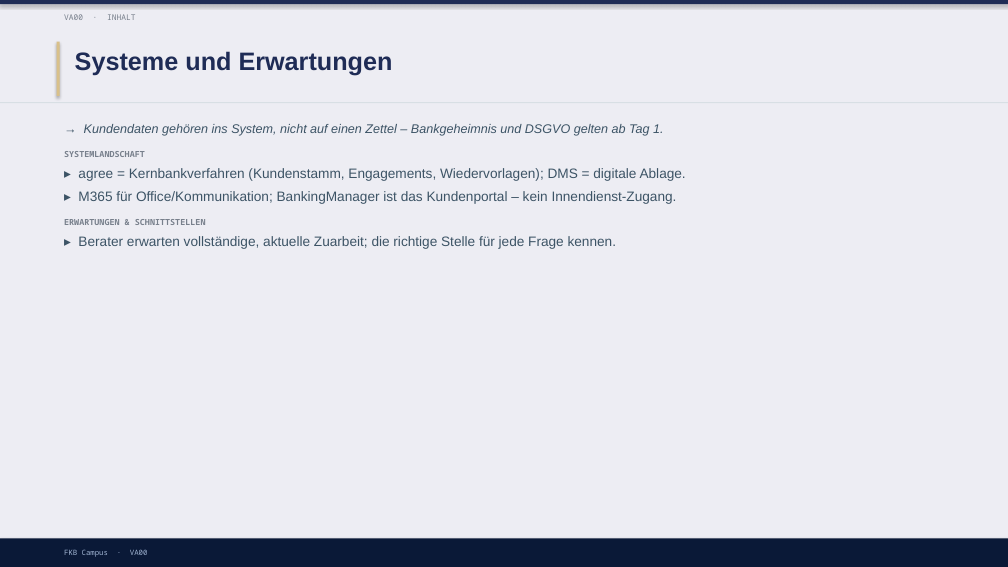
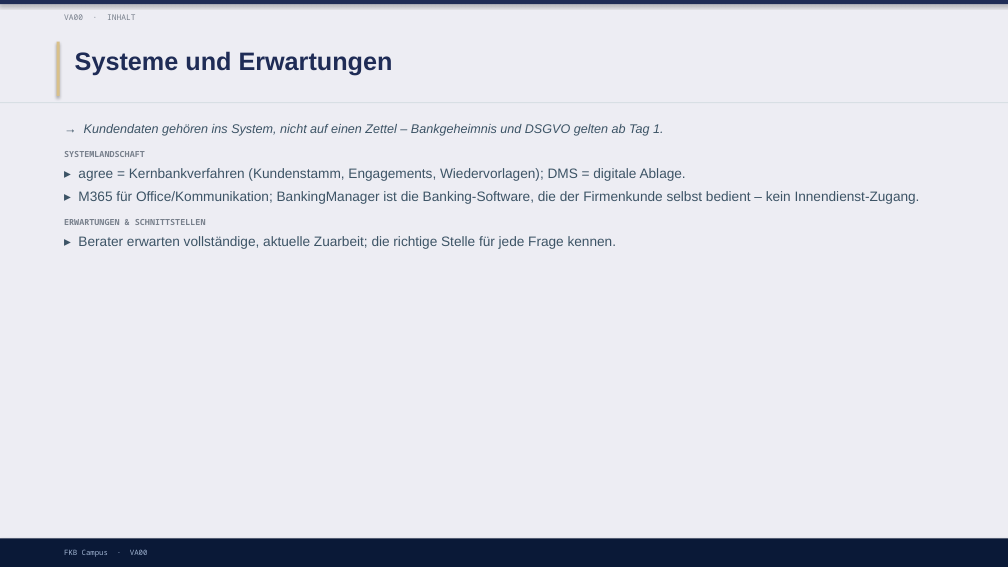
Before and after one commit to ck5rqc47pr-byte/firmenkundenakademie-online, a slide deck: slide 12 of protected-downloads/praesentation/VA00.pptx. Drawn at 1008x567 pixels with LibreOffice and Linux fonts; fonts in the diff are those of the drawing. Boxes give left, top, right and bottom in pixels: in the first picture for what was removed or moved away, otherwise in the second. Text is boxed around its words. In the diff, an @@ line names an element or a change of style, - is before the commit and + after.

```diff
--- a/protected-downloads/praesentation/VA00.pptx
+++ b/protected-downloads/praesentation/VA00.pptx
@@ text at (78, 191, 920, 204): text changed @@
-▸ M365 für Office/Kommunikation; BankingManager ist das Kundenportal – kein Innendienst-Zugang.
+▸ M365 für Office/Kommunikation; BankingManager ist die Banking-Software, die der Firmenkunde selbst bedient – kein Innendienst-Zugang.
```
Also in this commit, not shown: 1 other file.
